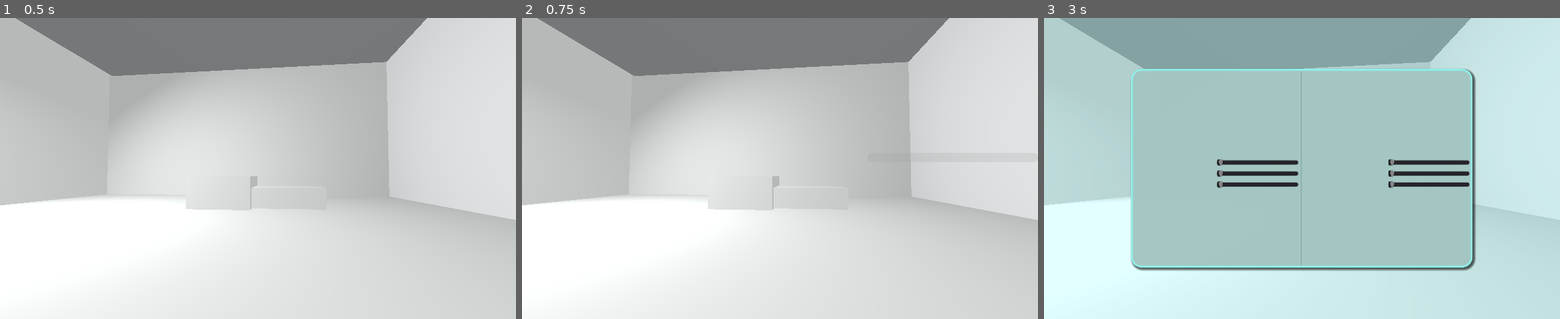
Above: before the commit, frames 1-3 (left to right).
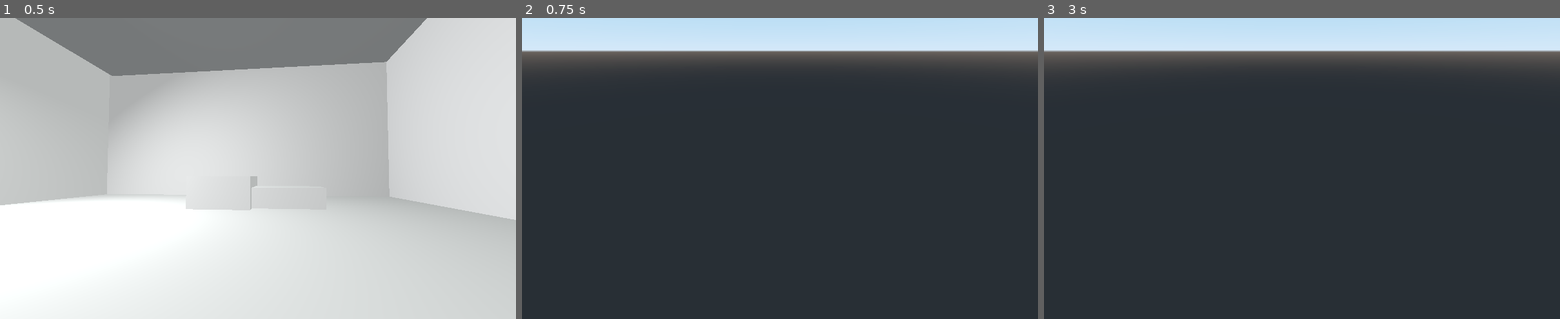
Above: after the commit, the same moments.

Repository: yaelatletl/AsistenteVirtual
Game: Godot game, scene res://Main.tscn
The game is run twice, just before and just after one commit, with the same random seed, the same clock (stepped at 60 frames per second) and the same inputs.
Inputs (mouse positions are in pixels of both pictures, inside the frame that each line leads up to):
- Up to frame 1 (0.5 s): no input
- Up to frame 2 (0.75 s): click "Iniciar" at 0.5 s
- Up to frame 3 (3 s): click (1472, 156) at 1.25 s, where only the run before the commit has a clickable "Iniciar"; click (1472, 156) at 2 s, where only the run before the commit has a clickable "Iniciar"; click (1472, 168) at 2.75 s, where only the run before the commit has a clickable "Opciones"

Frame 1 is identical in both runs. In frame 2, 100% of the frame differs, in the area x 0-100%, y 0-100%; in frame 3, 97%.
Error before the commit: Invalid type in function 'change_scene' in base 'SceneTree'. Cannot convert argument 1 from Object to String. (res://Main.gd:14)

Commit message:
Boton de inicio cambia escena

Diff:
--- a/Main.gd
+++ b/Main.gd
@@ -11,4 +11,4 @@
 	add_child(Opciones.instance())
 
 func _on_Iniciar_pressed() -> void:
-	get_tree().change_scene(PrimeraEscena.instance())
+	get_tree().change_scene("res://Inicio.tscn")
